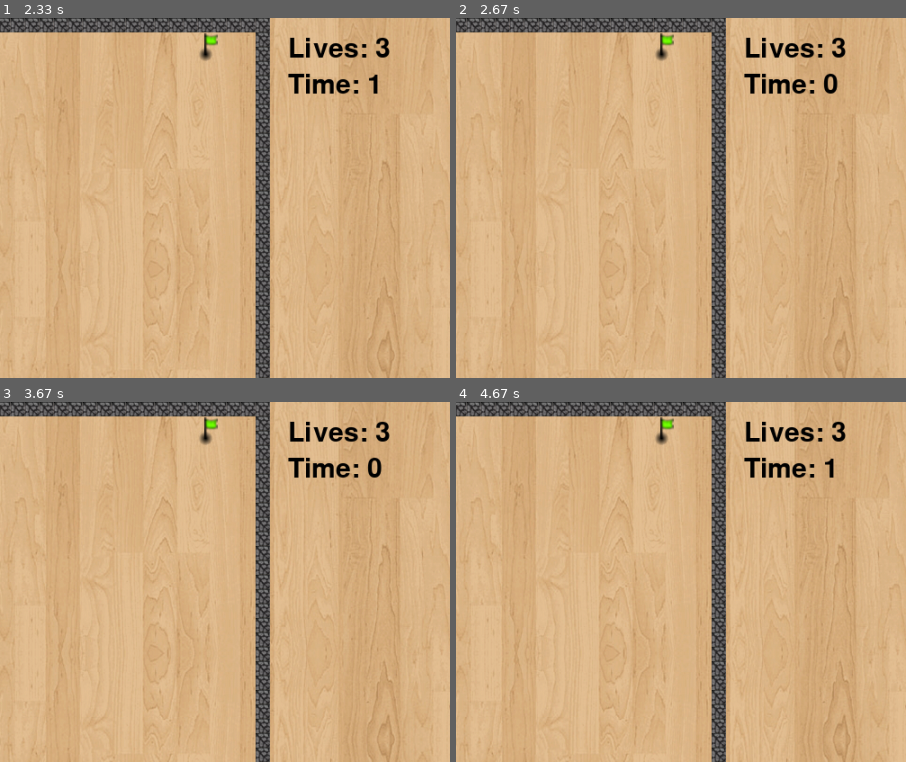
Above: before the commit, frames 1-4 (two rows, left to right).
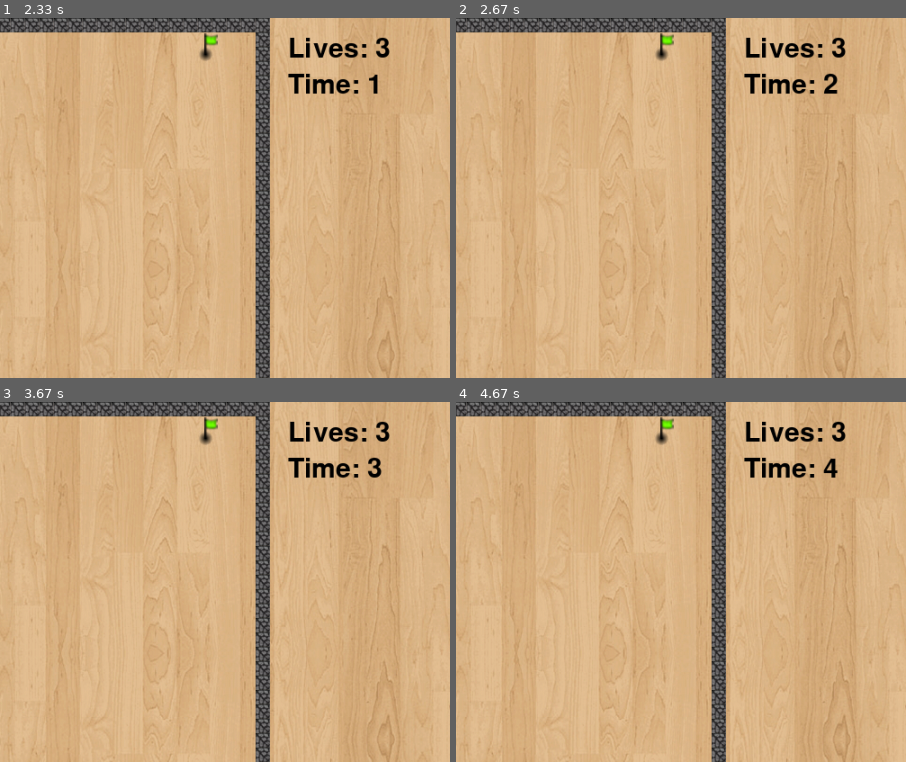
Above: after the commit, the same moments.

Repository: CyberFlameGO/CAO2-PyGame
Game: pygame game, started from game/__main__.py
Two runs of this game, one before a commit and one after it. Both use one fixed random seed, a clock stepped at 60 frames per second and the inputs below.
Inputs:
- Up to frame 1 (2.33 s): tap Enter at 0.33 s
- Up to frame 2 (2.67 s): tap Space at 2.37 s
- Up to frame 3 (3.67 s): tap Space at 3.33, 3.63 s
- Up to frame 4 (4.67 s): no input
The pictures show only the part of the screen within x 50-100%, y 0-50%; the shares and areas given below are measured in that part.

Frame 1 is identical in both runs. In frame 2, less than 0.1% of the frame differs, in the area x 81-85%, y 15-22%; in frame 3, less than 0.1%; in frame 4, 0.1%.

Commit message:
- Bugfix: The ball.rect wasn't updated when a ball was in a hole, so sometimes the ball didn't move to the start position. - Better ball speed.

Diff:
--- a/game/classes/ball.py
+++ b/game/classes/ball.py
@@ -42,9 +42,10 @@
         self.ball_position[0]+= x
         self.ball_position[1]+= y
 
-        # USe float coordinates
+        # Round the float position to the rect.
         self.rect.x = round(self.ball_position[0])
         self.rect.y = round(self.ball_position[1])
+
 
         for wall in self.game.getWalls():
             if self.rect.colliderect(wall.rect):
@@ -74,6 +75,10 @@
             if self.rect.right > (finish.rect.left + self.hole_overlap) and self.rect.left < (finish.rect.right - self.hole_overlap) and self.rect.top < (finish.rect.bottom - self.hole_overlap) and self.rect.bottom > (finish.rect.top + self.hole_overlap):
                 self.game.setWin()
 
+        # Update the rect poisiton
+        self.rect.x = round(self.ball_position[0])
+        self.rect.y = round(self.ball_position[1])
+
     def lives_down(self):
         self.lives-=1
         self.ball_position[0] = self.start_position[0]
--- a/game/classes/game.py
+++ b/game/classes/game.py
@@ -12,6 +12,13 @@
 class Game(object):
 
     # Maps
+    map2 = [
+    "WWWWWWWw",
+    "WS      ",
+    "W       ",
+    "WWWWWWWw"
+    ]
+
     map = [
     "WWWWWWWWWWWWWWWWWWWWWWWWWWWWWWWWWWWWWWWWWWWWWWWWWW",
     "WS       HWH       W        W                    W",
@@ -122,8 +129,9 @@
                 if e.type == pygame.KEYDOWN and e.key == pygame.K_ESCAPE:
                     return False
                 if e.type == pygame.KEYDOWN:
-                    self.start_time = time.time()
-                    self.start_screen = False
+                    if self.start_screen :
+                        self.start_time = time.time()
+                        self.start_screen = False
 
             #check  over
             if self.ball.get_lives() <= 0 or self.win:
@@ -148,7 +156,7 @@
                 self.draw_play_screen()
 
                 # Wait a clock tick
-                self.clock.tick(c.PROGRAM_SPEED)
+                self.clock.tick(c.FPS)
 
 
     def getHoles(self):
@@ -224,8 +232,8 @@
             self.clicked = False
 
         # Get the movement of the ball
-        dx = speed_x * (c.PROGRAM_SPEED / 500);
-        dy = speed_y * (c.PROGRAM_SPEED / 500);
+        dx = speed_x * 1.6 * (c.FPS / 120);
+        dy = speed_y * (c.FPS / 120);
         self.ball.set_speed((speed_x, speed_y))
         self.ball.move(dx, dy)
 
--- a/game/constants.py
+++ b/game/constants.py
@@ -7,8 +7,8 @@
 # Constants
 OBJECT_SIZE = 16
 HOLE_OVERLAP = 12
-PROGRAM_SPEED = 60
+FPS = 60
 PIXEL_SPEED_INC = 0.02
-MAX_SPEED = 50.0
+MAX_SPEED = 20.0
 DEAD_ZONE = 8.0
 WAIT_TIME_BETWEEN_LIVES = 3
